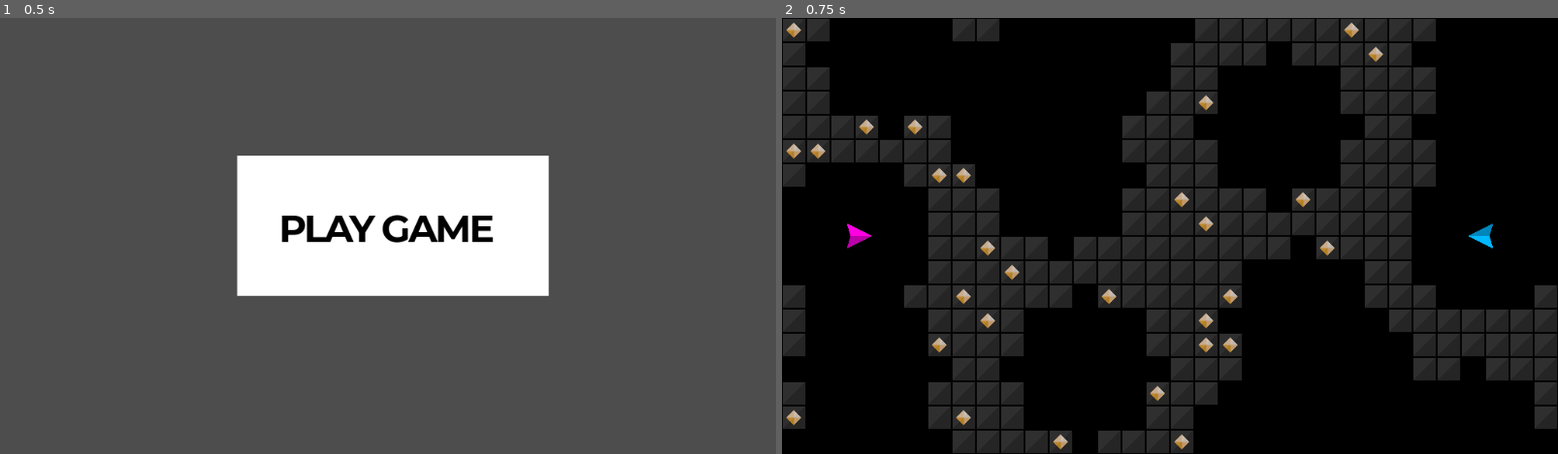
Above: before the commit, frames 1-2 (left to right).
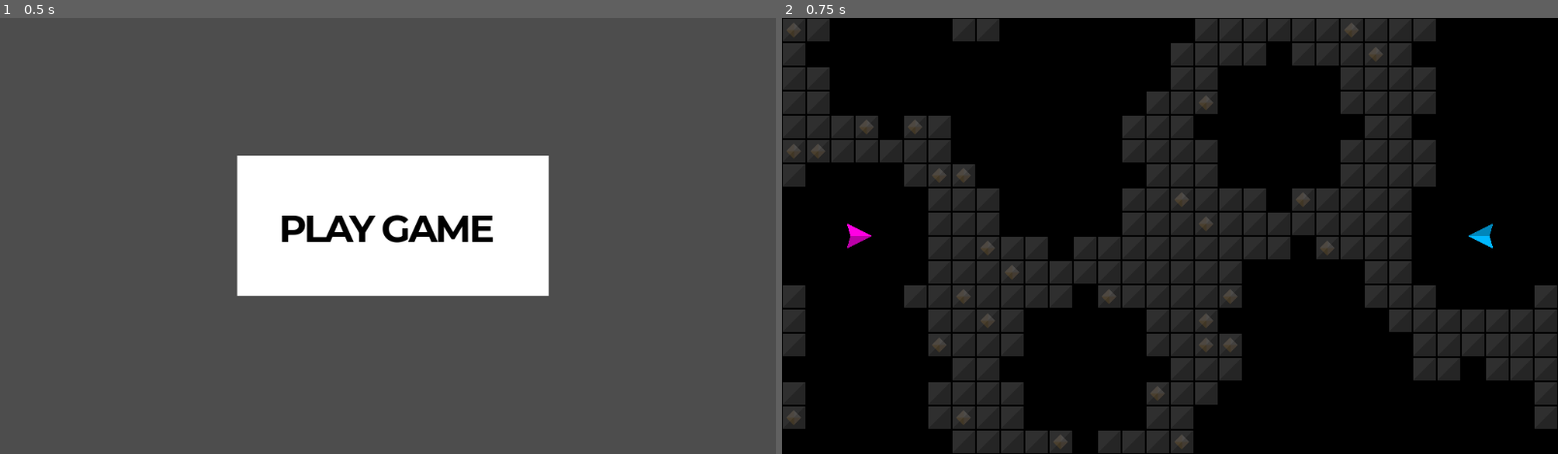
Above: after the commit, the same moments.

Repository: outrightmental/Blockbusters
Game: Godot game, scene res://scenes/main.tscn
Same seed, same stepped clock (60 frames per second), same inputs: the game is played once before the commit and once after it.
Inputs (mouse positions are in pixels of both pictures, inside the frame that each line leads up to):
- Up to frame 1 (0.5 s): no input
- Up to frame 2 (0.75 s): click (1177, 222) at 0.5 s

Frame 1 is identical in both runs. In frame 2, 1.0% of the frame differs, in the area x 0-78%, y 1-99%.

Commit message:
checkpoint

Diff:
--- a/models/block/block.gd
+++ b/models/block/block.gd
@@ -1,11 +1,12 @@
 class_name Block
 extends Collidable
 
+# Constants
+const BREAK_APART_VELOCITY: int = 50
+const INNER_GEM_ALPHA           = 0.2
+# Variables
+var gem: Node = null
 
-const BREAK_APART_VELOCITY: int = 50
-
-
-var gem: Node = null
 
 # Called when the node enters the scene tree for the first time.
 func _ready() -> void:
@@ -16,13 +17,13 @@
 	pass
 
 
-
 # Adds a gem inside this block
 func _add_gem() -> void:
 	gem = preload("res://models/gem/gem.tscn").instantiate()
-	gem.position = Vector2(0,0)
+	gem.position = Vector2(0, 0)
 	gem.add_collision_exception_with(self)
 	gem.freeze = true
+	gem.modulate.a = INNER_GEM_ALPHA
 	self.add_child(gem)
 	pass
 
@@ -30,12 +31,12 @@
 # Break the block apart into two fragments
 func do_break() -> void:
 	# Fragment 1
-	var frag1:Node = preload("res://models/block/block_fragment_1.tscn").instantiate()
+	var frag1: Node = preload("res://models/block/block_fragment_1.tscn").instantiate()
 	frag1.add_collision_exception_with(self)
 	frag1.position = position
 	frag1.linear_velocity = linear_velocity + Vector2(-BREAK_APART_VELOCITY, -BREAK_APART_VELOCITY)
 	# Fragment 2
-	var frag2:Node = preload("res://models/block/block_fragment_2.tscn").instantiate()
+	var frag2: Node = preload("res://models/block/block_fragment_2.tscn").instantiate()
 	frag2.add_collision_exception_with(self)
 	frag2.position = position
 	frag2.linear_velocity = linear_velocity + Vector2(BREAK_APART_VELOCITY, BREAK_APART_VELOCITY)
--- a/models/ship/home.tscn
+++ b/models/ship/home.tscn
@@ -6,7 +6,7 @@
 [sub_resource type="ShaderMaterial" id="ShaderMaterial_sj5er"]
 resource_local_to_scene = true
 shader = ExtResource("2_77viv")
-shader_parameter/color = Color(0.5, 0.5, 0.5, 1)
+shader_parameter/color = Color(1, 1, 1, 1)
 shader_parameter/diameter = 1.0
 shader_parameter/thickness = 0.01
 shader_parameter/frequency = 40.0
--- a/scenes/play_game.gd
+++ b/scenes/play_game.gd
@@ -21,8 +21,8 @@
 	var viewport_size: Vector2 = get_viewport().get_visible_rect().size
 	var player_ship_1: Ship    = _spawn_player_ship(1, Vector2(viewport_size.x * 0.1, viewport_size.y * 0.5), 0)
 	var player_ship_2: Ship    = _spawn_player_ship(2, Vector2(viewport_size.x * 0.9, viewport_size.y * 0.5), PI)
-	_spawn_player_home(1, Vector2(0, viewport_size.y * 0.5), 0)
-	_spawn_player_home(2, Vector2(viewport_size.x, viewport_size.y * 0.5), PI)
+	_spawn_player_home(1, Vector2(viewport_size.x * 0.1, viewport_size.y * 0.5), 0)
+	_spawn_player_home(2, Vector2(viewport_size.x * 0.9, viewport_size.y * 0.5), PI)
 
 	# Randomly pick locations for 3 gaps
 	var gap_positions: Array[Vector2] = [player_ship_1.position, player_ship_2.position]
